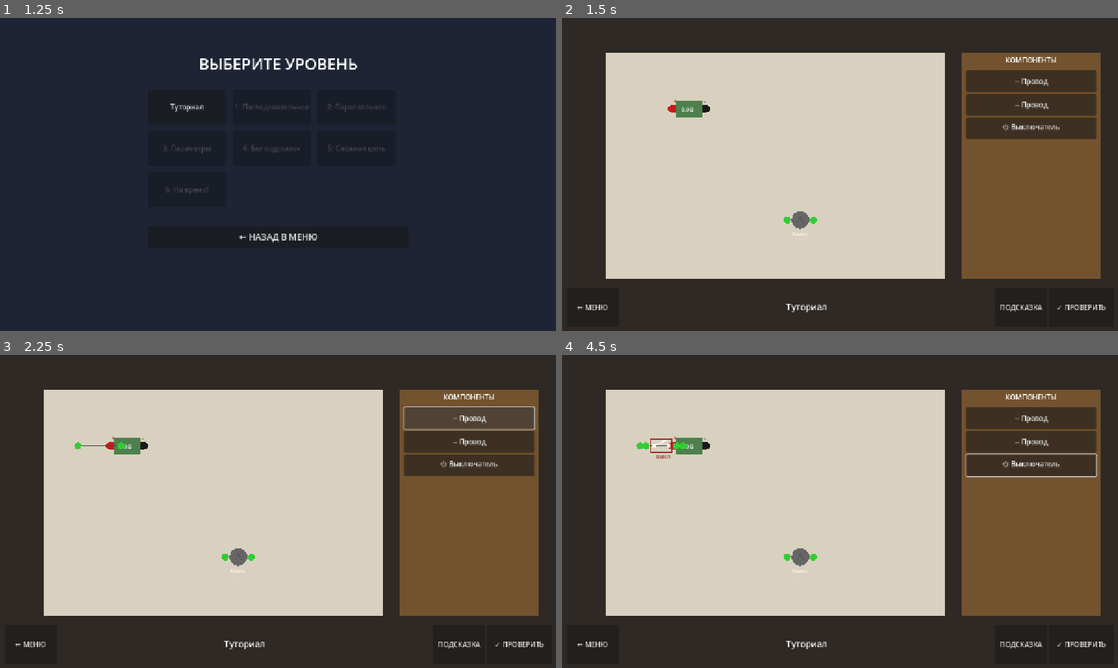
Above: before the commit, frames 1-4 (two rows, left to right).
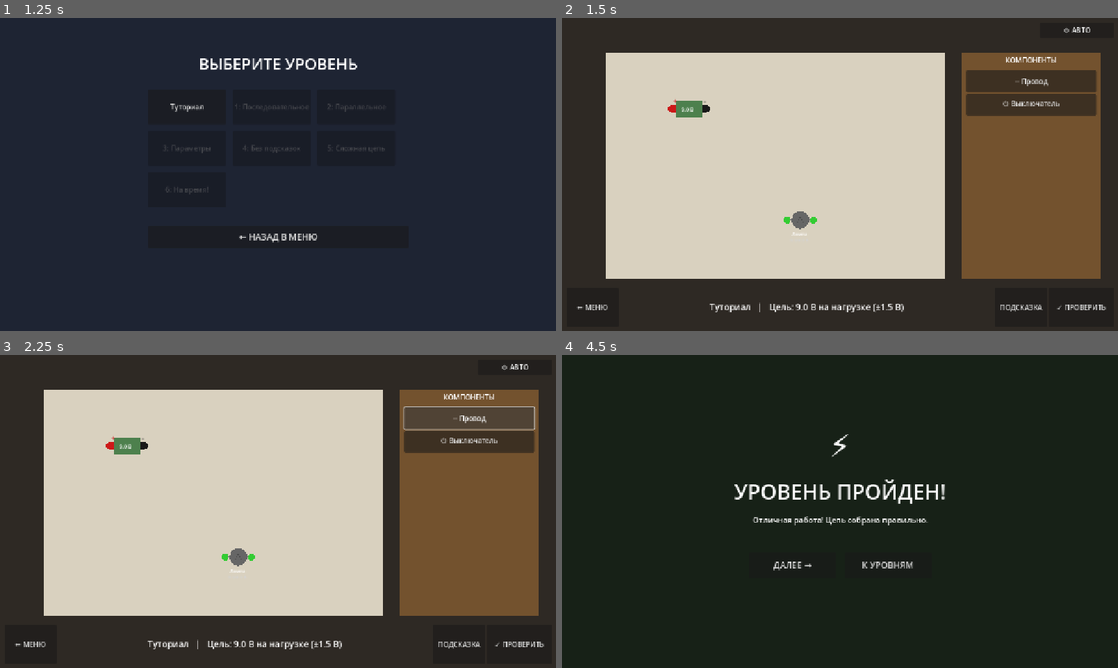
Above: after the commit, the same moments.

Repository: Geraa50/electro
Game: Godot game, scene res://scenes/main_menu/main_menu.tscn
Same seed, same stepped clock (60 frames per second), same inputs: the game is played once before the commit and once after it.
Inputs (mouse positions are in pixels of both pictures, inside the frame that each line leads up to):
- Up to frame 1 (1.25 s): click "ИГРАТЬ" at 0.5 s
- Up to frame 2 (1.5 s): click "Туториал" at 1.25 s
- Up to frame 3 (2.25 s): click "─ Провод" at 2 s
- Up to frame 4 (4.5 s): click "─ Провод" at 2.75 s; click "⏻ Выключатель" at 3.5 s; click (1079, 367) at 4.25 s, where only the run after the commit has a clickable "⚙ АВТО"

Frame 1 is identical in both runs. In frame 2, 2.3% of the frame differs, in the area x 26-97%, y 2-94%; in frame 3, 2.3%; in frame 4, 62%, in the area x 2-98%, y 11-94%.
Error after the commit: Parse Error: Identifier "parameter_changed" not declared in the current scope. (res://scripts/components/switch_component.gd:29)

Commit message:
Улучшения: сброс вольтамперметра, удаление редактирования параметров, кнопка автопрохождения
Made-with: Cursor

Diff:
--- a/electro/resources/levels/level_1.tres
+++ b/electro/resources/levels/level_1.tres
@@ -58,6 +58,5 @@
 "tolerance": 1.0
 }
 show_schematic = true
-allow_parameter_editing = false
 time_limit = 0.0
 max_attempts = 0
--- a/electro/resources/levels/level_2.tres
+++ b/electro/resources/levels/level_2.tres
@@ -6,7 +6,7 @@
 script = ExtResource("1")
 level_name = "Уровень 2: Параллельное соединение"
 level_description = "Соберите цепь с параллельным соединением резисторов."
-hint_text = "При параллельном соединении: 1/R = 1/R1 + 1/R2. Общее сопротивление всегда меньше наименьшего из резисторов. Соедините резисторы параллельно для получения нужного тока."
+hint_text = "При параллельном соединении: 1/R = 1/R1 + 1/R2. Общее сопротивление всегда меньше наименьшего из резисторов. Лампе нужно 12В. Соедините резисторы параллельно для получения нужного напряжения."
 fixed_components = [{
 "type": "power_source",
 "position": "Vector2(128, 128)",
@@ -59,6 +59,5 @@
 "tolerance": 2.0
 }
 show_schematic = true
-allow_parameter_editing = false
 time_limit = 0.0
 max_attempts = 0
--- a/electro/resources/levels/level_3.tres
+++ b/electro/resources/levels/level_3.tres
@@ -48,6 +48,5 @@
 "tolerance": 0.5
 }
 show_schematic = true
-allow_parameter_editing = true
 time_limit = 0.0
 max_attempts = 0
--- a/electro/resources/levels/level_4.tres
+++ b/electro/resources/levels/level_4.tres
@@ -6,7 +6,7 @@
 script = ExtResource("1")
 level_name = "Уровень 4: Без подсказок"
 level_description = "Соберите цепь самостоятельно, без схемы. Лампа должна получить 7В."
-hint_text = ""
+hint_text = "Лампе нужно 7В. Подберите резисторы, чтобы получить нужное напряжение на нагрузке."
 fixed_components = [{
 "type": "power_source",
 "position": "Vector2(128, 128)",
@@ -64,6 +64,5 @@
 "tolerance": 1.0
 }
 show_schematic = false
-allow_parameter_editing = false
 time_limit = 0.0
 max_attempts = 0
--- a/electro/resources/levels/level_5.tres
+++ b/electro/resources/levels/level_5.tres
@@ -73,6 +73,5 @@
 "tolerance": 1.5
 }
 show_schematic = false
-allow_parameter_editing = true
 time_limit = 0.0
 max_attempts = 3
--- a/electro/resources/levels/level_6.tres
+++ b/electro/resources/levels/level_6.tres
@@ -56,6 +56,5 @@
 "tolerance": 1.5
 }
 show_schematic = false
-allow_parameter_editing = false
 time_limit = 120.0
 max_attempts = 0
--- a/electro/resources/levels/tutorial.tres
+++ b/electro/resources/levels/tutorial.tres
@@ -40,6 +40,5 @@
 "tolerance": 1.5
 }
 show_schematic = true
-allow_parameter_editing = false
 time_limit = 0.0
 max_attempts = 0
--- a/electro/scenes/game/game_field.gd
+++ b/electro/scenes/game/game_field.gd
@@ -22,6 +22,10 @@
 
 # Connection tracking
 var connections: Array[Dictionary] = []
+
+# Buffer drag state
+var _dragging_from_buffer: bool = false
+var _buffer_drag_comp: BaseComponent = null
 
 @onready var breadboard: Node2D = $Breadboard
 @onready var components_layer: Node2D = $Breadboard/ComponentsLayer
@@ -54,6 +58,44 @@
 			time_remaining = 0
 			timer_active = false
 			GameManager.fail_level()
+
+func _input(event: InputEvent) -> void:
+	if not _dragging_from_buffer or _buffer_drag_comp == null:
+		return
+	if event is InputEventMouseMotion:
+		_buffer_drag_comp.global_position = get_global_mouse_position()
+		get_viewport().set_input_as_handled()
+	elif event is InputEventMouseButton:
+		var mb := event as InputEventMouseButton
+		if mb.button_index == MOUSE_BUTTON_LEFT and not mb.pressed:
+			_finish_buffer_drag()
+		elif mb.button_index == MOUSE_BUTTON_RIGHT and mb.pressed:
+			_cancel_buffer_drag()
+			get_viewport().set_input_as_handled()
+
+func _finish_buffer_drag() -> void:
+	if _buffer_drag_comp == null:
+		return
+	var mouse_pos := get_global_mouse_position()
+	var board_local := mouse_pos - breadboard.global_position
+	if board_local.x < 0 or board_local.x > 780 or board_local.y < 0 or board_local.y > 520:
+		_cancel_buffer_drag()
+		return
+	_buffer_drag_comp.position = _buffer_drag_comp.snap_to_grid(_buffer_drag_comp.position)
+	if not _buffer_drag_comp.is_placed:
+		_buffer_drag_comp.place_on_board(_buffer_drag_comp.position)
+	_buffer_drag_comp.z_index = 0
+	_buffer_drag_comp = null
+	_dragging_from_buffer = false
+
+func _cancel_buffer_drag() -> void:
+	if _buffer_drag_comp == null:
+		return
+	placed_components.erase(_buffer_drag_comp)
+	circuit_graph.remove_component(_buffer_drag_comp)
+	_buffer_drag_comp.queue_free()
+	_buffer_drag_comp = null
+	_dragging_from_buffer = false
 
 # ── Level loading ──
 
@@ -70,6 +112,10 @@
 		level_data.hint_text = "Соедините компоненты проводами, чтобы замкнуть цепь"
 
 	level_label.text = level_data.level_name
+	if not level_data.win_condition.is_empty():
+		var target_val := float(level_data.win_condition.get("target_value", 0))
+		var tol := float(level_data.win_condition.get("tolerance", 0))
+		level_label.text += "   |   Цель: " + str(target_val) + " В на нагрузке (±" + str(tol) + " В)"
 	hint_label.text = level_data.hint_text
 
 	if level_data.time_limit > 0:
@@ -113,13 +159,21 @@
 	for child in buffer_items.get_children():
 		child.queue_free()
 
+	var seen: Dictionary = {}
 	for comp_info in level_data.available_components:
 		var type_name: String = comp_info.get("type", "")
 		var params: Dictionary = comp_info.get("params", {})
+		var key := type_name + str(params)
+		if key in seen:
+			continue
+		seen[key] = true
 		var btn := Button.new()
-		btn.text = _get_component_display_name(type_name)
+		var display := _get_component_display_name(type_name)
+		if type_name == "resistor" and params.has("resistance"):
+			display += " (" + str(params["resistance"]) + "Ω)"
+		btn.text = display
 		btn.custom_minimum_size = Vector2(280, 50)
-		btn.pressed.connect(_on_buffer_item_pressed.bind(type_name, params))
+		btn.button_down.connect(_on_buffer_item_drag_start.bind(type_name, params))
 		buffer_items.add_child(btn)
 
 func _create_component(type_name: String, params: Dictionary) -> BaseComponent:
@@ -156,8 +210,6 @@
 			push_warning("Unknown component type: " + type_name)
 			return null
 
-	if comp != null:
-		comp.is_editable = level_data.allow_parameter_editing
 	return comp
 
 func _get_component_display_name(type_name: String) -> String:
@@ -171,19 +223,21 @@
 		"wire": return "─ Провод"
 	return type_name
 
-func _on_buffer_item_pressed(type_name: String, params: Dictionary) -> void:
+func _on_buffer_item_drag_start(type_name: String, params: Dictionary) -> void:
 	var comp := _create_component(type_name, params)
 	if comp == null:
 		return
-	comp.position = Vector2(GRID_SIZE * 2, GRID_SIZE * 2)
 	components_layer.add_child(comp)
+	comp.global_position = get_global_mouse_position()
 	placed_components.append(comp)
 	circuit_graph.add_component(comp)
 	_connect_component_signals(comp)
+	comp.z_index = 100
+	_buffer_drag_comp = comp
+	_dragging_from_buffer = true
 
 func _connect_component_signals(comp: BaseComponent) -> void:
 	comp.pin_clicked.connect(_on_pin_clicked)
-	comp.parameter_changed.connect(_on_parameter_changed)
 	if comp is WireComponent:
 		comp.pin_drag_ended.connect(_on_wire_pin_drag_ended)
 
@@ -371,9 +425,6 @@
 
 # ── Circuit ──
 
-func _on_parameter_changed(_component: BaseComponent) -> void:
-	_recalculate_circuit()
-
 func _recalculate_circuit() -> Dictionary:
 	return circuit_graph.solve()
 
@@ -434,6 +485,10 @@
 		hint_label.text = "Цепь замкнута. Ток: %.2f А, Напряжение: %.2f В\nНо условие победы не выполнено." % [current, voltage]
 	hint_panel.visible = true
 
+func _on_debug_auto_complete() -> void:
+	GameManager.complete_level()
+	get_tree().change_scene_to_file("res://scenes/level_complete/level_complete.tscn")
+
 func _update_timer_display() -> void:
 	var minutes := int(time_remaining) / 60
 	var seconds := int(time_remaining) % 60
--- a/electro/scenes/game/game_field.tscn
+++ b/electro/scenes/game/game_field.tscn
@@ -103,6 +103,14 @@
 text = "00:00"
 horizontal_alignment = 1
 
+[node name="DebugAutoComplete" type="Button" parent="UILayer"]
+offset_left = 1100.0
+offset_top = 10.0
+offset_right = 1270.0
+offset_bottom = 45.0
+text = "⚙ АВТО"
+
+[connection signal="pressed" from="UILayer/DebugAutoComplete" to="." method="_on_debug_auto_complete"]
 [connection signal="pressed" from="UILayer/TopPanel/BackButton" to="." method="_on_back_pressed"]
 [connection signal="pressed" from="UILayer/TopPanel/HintButton" to="." method="_on_hint_pressed"]
 [connection signal="pressed" from="UILayer/TopPanel/CheckButton" to="." method="_on_check_pressed"]
--- a/electro/scripts/circuit/circuit_solver.gd
+++ b/electro/scripts/circuit/circuit_solver.gd
@@ -42,6 +42,9 @@
 		total_resistance = 0.001
 
 	var total_current := source_voltage / total_resistance
+	var max_curr := source.get_max_current()
+	if max_curr > 0.0 and total_current > max_curr:
+		total_current = max_curr
 	result["total_resistance"] = total_resistance
 	result["total_current"] = total_current
 
@@ -142,6 +145,13 @@
 func _calculate_component_values(graph: CircuitGraph, result: Dictionary, paths: Array, source_voltage: float, total_current: float) -> void:
 	var comp_data: Dictionary = {}
 
+	var max_curr := 0.0
+	for node_id in graph.nodes:
+		var c: BaseComponent = graph.nodes[node_id].component
+		if c.get_component_type() == "power_source":
+			max_curr = c.get_max_current()
+			break
+
 	for path in paths:
 		var path_r := _path_resistance(graph, path)
 		var path_current: float
@@ -149,6 +159,8 @@
 			path_current = total_current
 		else:
 			path_current = source_voltage / path_r if path_r > 0.0 else 0.0
+			if max_curr > 0.0 and path_current > max_curr:
+				path_current = max_curr
 
 		var counted: Array[BaseComponent] = []
 		for node_id in path:
@@ -172,9 +184,34 @@
 				"resistance": r
 			}
 
+	# Voltammeter shows consumer (load) voltage and total current
+	var consumer_voltage := source_voltage
+	for key in comp_data:
+		var data: Dictionary = comp_data[key]
+		if data["component"].get_component_type() == "consumer":
+			consumer_voltage = data["voltage"]
+			break
+
+	for key in comp_data:
+		var data: Dictionary = comp_data[key]
+		if data["component"].get_component_type() == "voltammeter":
+			data["voltage"] = consumer_voltage
+			data["current"] = total_current
+			data["power"] = consumer_voltage * total_current
+
 	result["components"] = comp_data
 
+	var updated_comps: Array[BaseComponent] = []
 	for key in comp_data:
 		var data: Dictionary = comp_data[key]
 		var comp: BaseComponent = data["component"]
 		comp.update_visual_state(data["current"], data["voltage"])
+		updated_comps.append(comp)
+
+	var seen: Array[BaseComponent] = []
+	for node_id in graph.nodes:
+		var comp: BaseComponent = graph.nodes[node_id].component
+		if comp not in seen:
+			seen.append(comp)
+			if comp not in updated_comps:
+				comp.update_visual_state(0.0, 0.0)
--- a/electro/scripts/components/base_component.gd
+++ b/electro/scripts/components/base_component.gd
@@ -3,11 +3,9 @@
 
 signal placed_on_board(component: BaseComponent)
 signal removed_from_board(component: BaseComponent)
-signal parameter_changed(component: BaseComponent)
 signal pin_clicked(component: BaseComponent, pin_index: int)
 
 @export var is_fixed: bool = false
-@export var is_editable: bool = false
 @export var component_label: String = ""
 
 var pin_positions: Array[Vector2] = []
@@ -46,6 +44,9 @@
 	return 0.0
 
 func get_required_power() -> float:
+	return 0.0
+
+func get_max_current() -> float:
 	return 0.0
 
 func get_component_type() -> String:
--- a/electro/scripts/components/power_source.gd
+++ b/electro/scripts/components/power_source.gd
@@ -23,6 +23,9 @@
 	if is_on:
 		return voltage
 	return 0.0
+
+func get_max_current() -> float:
+	return max_current
 
 func get_resistance() -> float:
 	return 0.001
--- a/electro/scripts/level/level_data.gd
+++ b/electro/scripts/level/level_data.gd
@@ -20,9 +20,6 @@
 ## Whether to show schematic hint
 @export var show_schematic: bool = true
 
-## Whether the player can edit component parameters
-@export var allow_parameter_editing: bool = false
-
 ## Time limit in seconds (0 = no limit)
 @export var time_limit: float = 0.0
 
